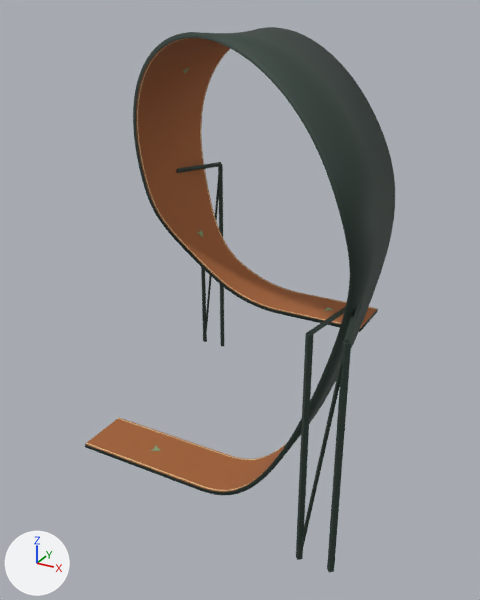
Before and after pictures for a commit that changed the Blender file assets/track-pieces/loop-prototype/loop-prototype.blend.
The view is the same before and after, from a 50 mm camera at (6.05, -11.65, 9.0) aimed at (-0.1, -0.47, 3.41). Lighting does not change. The marker at lower left points along +X, +Y and +Z. The picture after the commit comes second.

Names of what the first picture shows: 'Loop_Back_Post_0.3', 'Loop_Edge_1', 'Loop_Front_Brace', 'Loop_Front_Post_-0.3', 'Loop_Front_Post_0.3', 'Loop_RidingSurface', 'Loop_Underside' and 6 more.
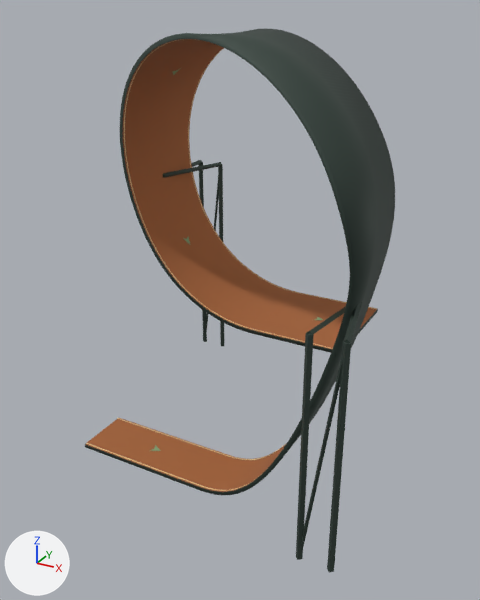
Boxes [x1, y1, x2, y2] around the edits, measured in the pictures (480 x 600 px; the box of a moved part takes in the faces that stretch with it):
```json
{"object": "Loop_RidingSurface", "change": "reshaped", "before": [86, 38, 377, 492], "after": [86, 39, 377, 492]}
{"object": "Loop_Underside", "change": "reshaped", "before": [85, 27, 395, 495], "after": [85, 28, 395, 495]}
{"part": 1, "of": "me_loop_ridingsurface", "change": "moved or reshaped", "before": [136, 38, 363, 327], "after": [123, 39, 363, 349]}
{"part": 2, "of": "me_loop_underside", "change": "moved or reshaped", "before": [133, 27, 392, 332], "after": [120, 28, 392, 353]}
```

The change, as JSON lines over the scene's bpy script:
```json
{"block": "me_loop_ridingsurface", "where": "# used by ob_loop_ridingsurface; parent = ob_loop_prototype; location = (0.0, 0.0, 0.0)"}
{"op": "remove", "block": "me_loop_ridingsurface", "code": "me_loop_ridingsurface.from_pydata(...)  # 610 vertices, 304 faces; spans x -3.02..3.0, y -3.01..2.91, z 0.01..8.57"}
{"op": "add", "block": "me_loop_ridingsurface", "code": "me_loop_ridingsurface.from_pydata(...)  # 610 vertices, 304 faces; spans x -3.01..3.0, y -3.01..2.44, z 0.01..8.56"}
{"block": "me_loop_ridingsurface", "change": "me_loop_ridingsurface part 1: 362 of 610 vertices moved; they spanned x -3.02..2.9, y -3.01..2.91, z 2.51..8.57 and now span x -3.01..2.9, y -3.01..2.44, z 2.51..8.56; mean shift (0.0, -0.46, 0.0); largest move (-1.48, 1.22, 2.9) -> (-1.48, 0.0, 2.9)"}
{"block": "me_loop_underside", "where": "# used by ob_loop_underside; parent = ob_loop_prototype; location = (0.0, 0.0, 0.0)"}
{"op": "remove", "block": "me_loop_underside", "code": "me_loop_underside.from_pydata(...)  # 1220 vertices, 914 faces; spans x -3.1..3.09, y -3.01..2.91, z -0.07..8.66"}
{"op": "add", "block": "me_loop_underside", "code": "me_loop_underside.from_pydata(...)  # 1220 vertices, 914 faces; spans x -3.1..3.09, y -3.01..2.44, z -0.07..8.64"}
{"block": "me_loop_underside", "change": "me_loop_underside part 2: 724 of 1220 vertices moved; they spanned x -3.1..2.99, y -3.01..2.91, z 2.43..8.66 and now span x -3.1..2.98, y -3.01..2.44, z 2.43..8.64; mean shift (0.0, -0.46, 0.0); largest move (-1.48, 1.22, 2.9) -> (-1.48, 0.0, 2.9)"}
```
